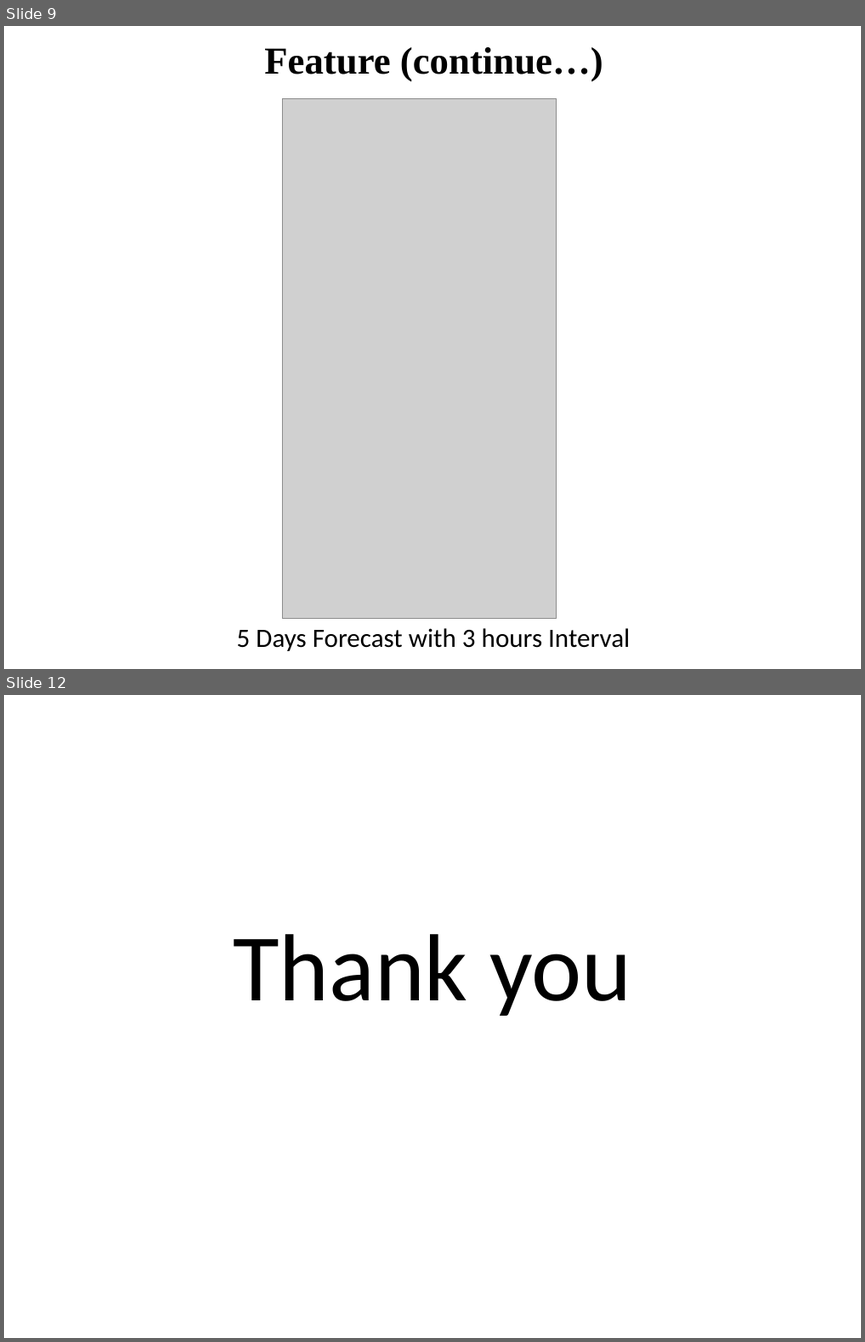
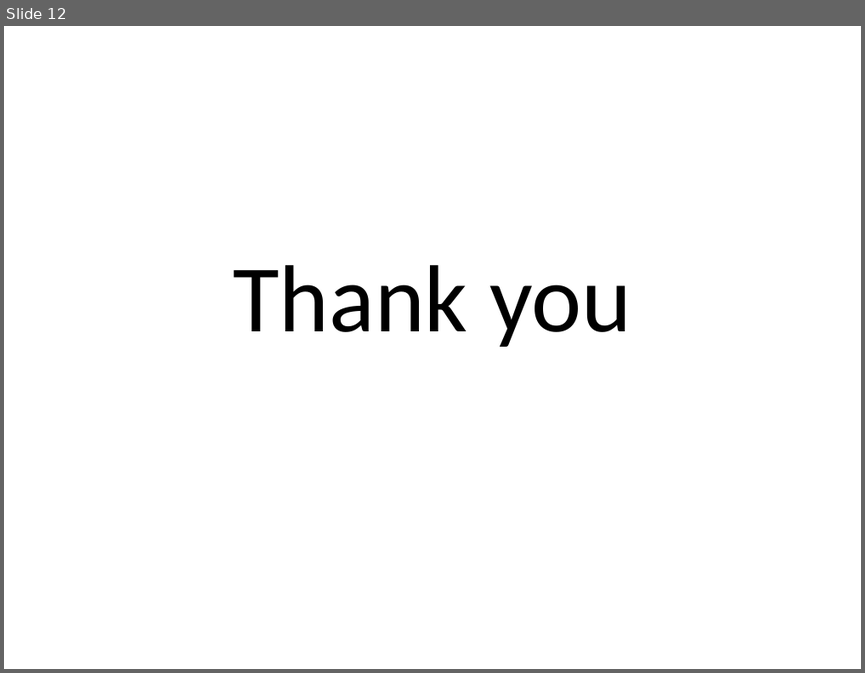
Before and after one commit to RedwanSharafatKabir/Track_Me, a slide deck: Track_Me Documents/EUB-APGT.pptx. Shown one above the other, each under a label of ours: slides 9 and 12 before the commit, slide 12 after it; the slides between them are not shown. The pictures are 865x1342 and 865x673 pixels, drawn with LibreOffice and Linux fonts; fonts in the diff are those of the drawing; grey boxes stand for pictures. Boxes give left, top, right and bottom in pixels: in the first picture for what was removed or moved away, otherwise in the second. Text is boxed around its words. In the diff, an @@ line names an element or a change of style, - is before the commit and + after.

```diff
--- a/Track_Me Documents/EUB-APGT.pptx
+++ b/Track_Me Documents/EUB-APGT.pptx
@@ slide 9 removed at (4, 26, 861, 669), background #FFFFFF @@
@@ title removed at (264, 47, 603, 82) @@
-Feature (continue…)
@@ picture removed at (283, 98, 556, 618) @@
@@ text removed at (237, 628, 630, 651) @@
-5 Days Forecast with 3 hours Interval
```
Also in this commit, not shown: 8 slides changed, 3 slides added, 2 other slides removed, 5 other files.
